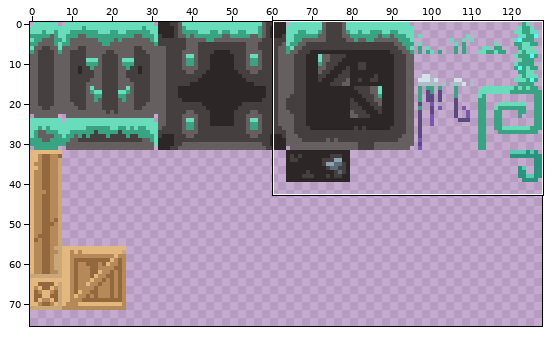
Sprite sheet -- sprites/tileset-grass.png. The picture above shows the old version from afar; the outline marks the close-up.
Close-up. Before the commit:
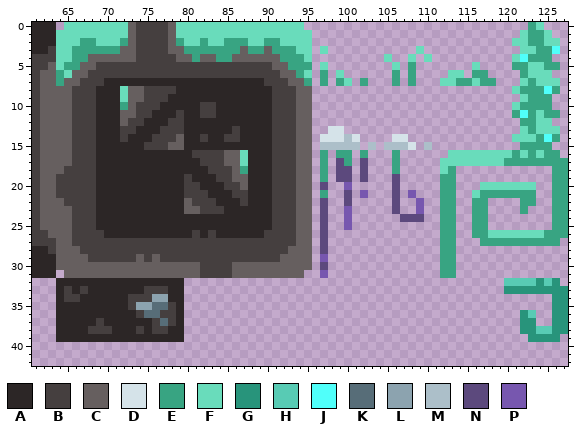
The file is 128x129 pixels. Shown: x 61..127, y 0..42. The wide view leaves out empty margins. The commit also changed other parts of the picture, which this record leaves out.
Palette (. is transparent): A #2c2626  B #453f3f  C #665f5f  D #d5e3e9  E #38a482  F #69dcbb  G #28947b  H #58cbb4  J #50fffa  K #576d78  L #8ca3af  M #acbfc9  N #5c497d  P #7757af
Pixels before (only the part around the change), first column x 61:
 0 AAA.FFFFFFFFCBBBBCFFFFFFFFFFFFFFFF............................EF...
 1 AAAFFFFFFFFFCBBBBCFFFFFFFFFFFFFFFFF..........................FEEF..
 2 AAAFFFEEFFFECBBBBCEFFEFFEEEFFEEFFFF.........................FFEEFF.
 3 AABFFEEEEEECCBBBBCCEEEEEEECEECEEEFF.F...........F............FFEEJ.
 4 BBBFFEECCCCCCBBBBBCCECCEECCCCCCEEEF.........F..F.F..........FJEEE..
 5 BBCFEECCBBBBBBBBBBBBBBBBBBBBBBCCEEE.F........F.E.......F....EEFFEE.
 6 BCCEFCCBBBBBBBBBBBBBBBBBBBBBBBBCCEF.E.F......E.E....FF.EE....EFFF..
 7 BCCECCBBBAAAAAAAAAAAAAAAAAAAABBBCCE.E.EF.E...E.E...FFEEFEE...FEFFF.
 8 BCCCCBBBAAAFCCBBBBAAAAAAAAAAAABBBCC.........................FEEEJE.
 9 BCCCCBBBAAAFCCBBBAAAAAAAAAAAAABBBCC..........................FEEE..
10 BCCCCBBBAAAECBBBAAAAABBAAAAAAABBBCC.........................FEEEE..
11 BCCCCBBBAAACCBBAAABAABBAAAAAAABBBCC.........................EJEFEE.
12 BCCCCBBBAAACBBAAABBAAAAAAAAAAABBBCC..........................EEFF..
13 BCCCCBBBAAABBAAABBBAAAAAABAAAABBBCC..DD......................FEFFF.
14 BCCCCBBBAAABAAABBBCAABAABBAAAABBBCC.DDDMD....DD.............FFFEJE.
15 BCCCCBBBAAAAAABBBCCAAAAAAAAAAABBBCC.MMMMM.M.MMMD.M...........EEEE..
16 BCCCCBBBAAAAAAAAAAAABBBBCCFAAABBBCC.E.EE.E...E......FFFFFFFFEFEFEE.
17 BCCCCBBBAAAAAAAAAAAAABBBCCFAAABBBCC.E.NE.N...E.....FFFFFFFFEEEEEEEE
18 BCCCBBBBAAAAAAAAAAAAAABBBCEAAABBBCC.E.NN.N...E.....FE............EE
19 BCCBBBBBAAAAAAAAAAABAAABBCCAAABBBCC.E.NN.N...N.....EE............EE
20 BCCBBBBBAAAAAAAAAAABBAAABBCAAABBBCC.N..P.....N.....EE...FFFFFFF..EE
21 BCCBBBBBAAAAAAAAAAABBBAAABBAAABBBCC.E..N.P...N.P...EE..FEEEEEEE..EE
22 BCCCBBBBAAAAAAAAAAACBBBAAABAAABBBCC.N..N.....N..P..EE..EE....EE..EE
23 BCCCCBBBAAAAAAAAAAACCBBBAAAAAABBBCC.N..P.....N..P..EE..EE....E...EE
24 BCCCCBBBAAAAAAAAAAAAAAAAAAAAAABBBCC.N..P......NNN..EE..EE........EE
25 BCCCCBBBAAAAAAAAAAAAAAAAAAAAAABBBCC.N..P...........EE..EE........EE
26 BBCCCBBBBAAAAAAAAAAABABAAAAAABBBBCC.N..............EE..EEFFFFFFFEEE
27 BBBCCBBBBBBBBBBBBBBBBBBBBBBBBBBBBCC.N..............EE...EEEEEEEEEE.
28 AABCCCBBBBBBBBBBBBBBBBBBBBBBBBBBCCC.N..............EE..............
29 AAACCCCBBBBBBCBCBBBBBBBBBBBBBBBCCCC.P..............EE..............
30 AAACCCCCCCCCCCCCCCCCCBBBBCCCCCCCCCC.N..............EE..............
31 AAA.CCCCCCCCCCCCCCCCCBBBBCCCCCCCCC..P..............EE..............
32 ...AAAAAAAAAAAAAAAA........................................HHHHGHG.
33 ...ABABAAAAAAABBBAA........................................GGGGGGGG
34 ...ABBAAAAAABBBLLAA..............................................GG
35 ...AAAAAAAAABLLKKBA..............................................GG
36 ...AAAAAAAAAABKKBBA..........................................GH..GG
37 ...AAAAABAAAAAABKBA..........................................GG..GG
38 ...AAAABBBAAABABBAA..........................................GGHHGG
39 ...AAAAAAAAAAAAAAAA...........................................GGGG.
40 ...................................................................
41 ...................................................................
42 ...................................................................
Once edited:
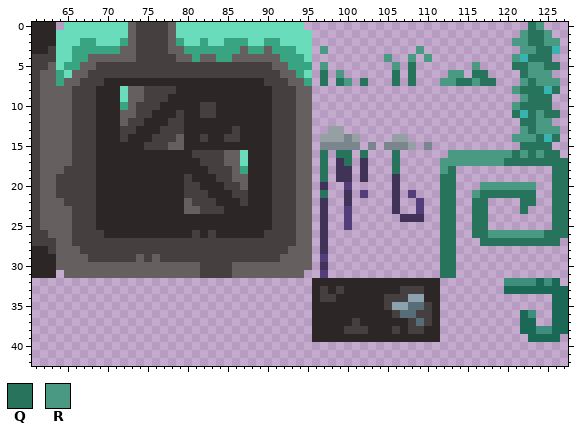
Colours new in this view: Q #27735b  R #4a9a83
From old to new:
colour D: #d5e3e9 -> #969fa4
colour G: #28947b -> #1c6856
colour H: #58cbb4 -> #3e8e7e
colour J: #50fffa -> #38b3af
colour M: #acbfc9 -> #79868d
colour N: #5c497d -> #413358
colour P: #7757af -> #543d7b
Changed rows in their new state; - is a pixel that keeps its letter.
first column x 64:
 0 -----------------------------------------------------------QR---
 1 ----------------------------------------------------------RQQR--
 2 ---------------------------------------------------------RRQQRR-
 3 ---------------------------------R-----------R------------RRQQ--
 4 -----------------------------------------R--R-R----------R-QQQ--
 5 ---------------------------------R--------R-Q-------R----QQRRQQ-
 6 ---------------------------------Q-R------Q-Q----RR-QQ----QRRR--
 7 ---------------------------------Q-QR-Q---Q-Q---RRQQRQQ---RQRRR-
 8 ---------------------------------------------------------RQQQ-Q-
 9 ----------------------------------------------------------RQQQ--
10 ---------------------------------------------------------RQQQQ--
11 ---------------------------------------------------------Q-QRQQ-
12 ----------------------------------------------------------QQRR--
13 ----------------------------------------------------------RQRRR-
14 ---------------------------------------------------------RRRQ-Q-
15 ----------------------------------------------------------QQQQ--
16 ---------------------------------Q-QQ-Q---Q------RRRRRRRRQRQRQQ-
17 ---------------------------------Q--Q-----Q-----RRRRRRRRQQQQQQQQ
18 ---------------------------------Q--------Q-----RQ------------QQ
19 ---------------------------------Q--------------QQ------------QQ
20 ------------------------------------------------QQ---RRRRRRR--QQ
21 ---------------------------------Q--------------QQ--RQQQQQQQ--QQ
22 ------------------------------------------------QQ--QQ----QQ--QQ
23 ------------------------------------------------QQ--QQ----Q---QQ
24 ------------------------------------------------QQ--QQ--------QQ
25 ------------------------------------------------QQ--QQ--------QQ
26 ------------------------------------------------QQ--QQRRRRRRRQQQ
27 ------------------------------------------------QQ---QQQQQQQQQQ-
28 ------------------------------------------------QQ--------------
29 ------------------------------------------------QQ--------------
30 ------------------------------------------------QQ--------------
31 ------------------------------------------------QQ--------------
32 ................----------------AAAAAAAAAAAAAAAA----------------
33 ................----------------ABABAAAAAAABBBAA----------------
34 ................----------------ABBAAAAAABBBLLAA----------------
35 ................----------------AAAAAAAAABLLKKBA----------------
36 ................----------------AAAAAAAAAABKKBBA----------------
37 ................----------------AAAAABAAAAAABKBA----------------
38 ................----------------AAAABBBAAABABBAA----------------
39 ................----------------AAAAAAAAAAAAAAAA----------------
